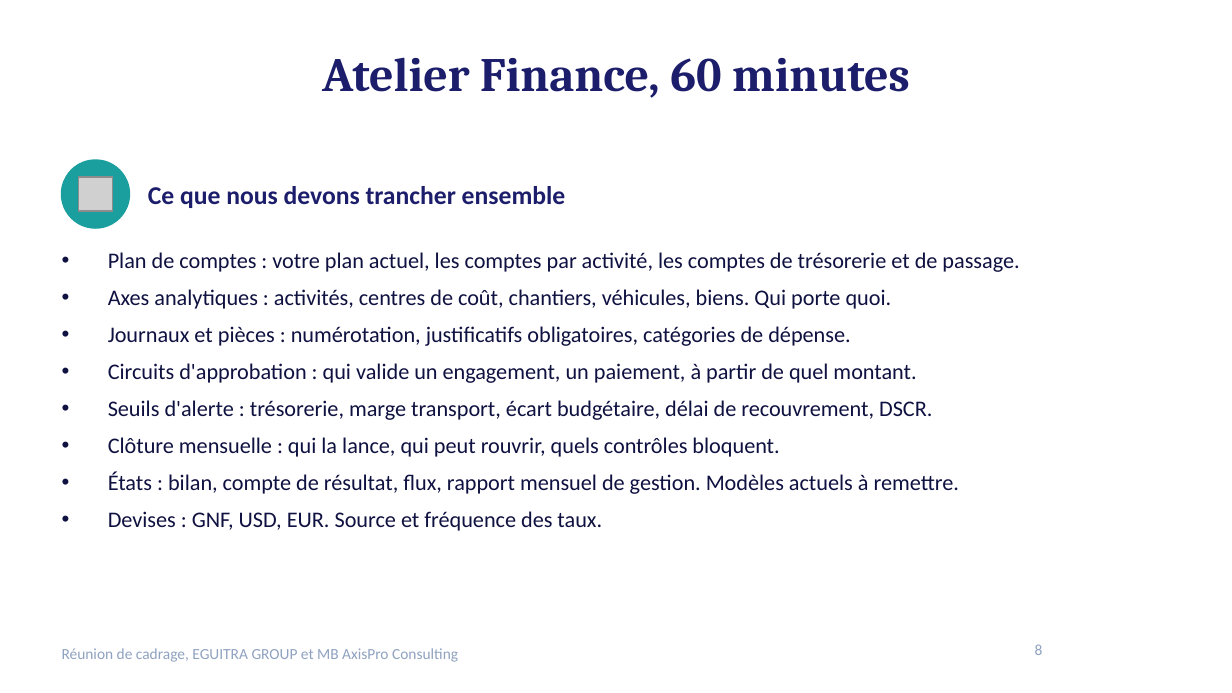
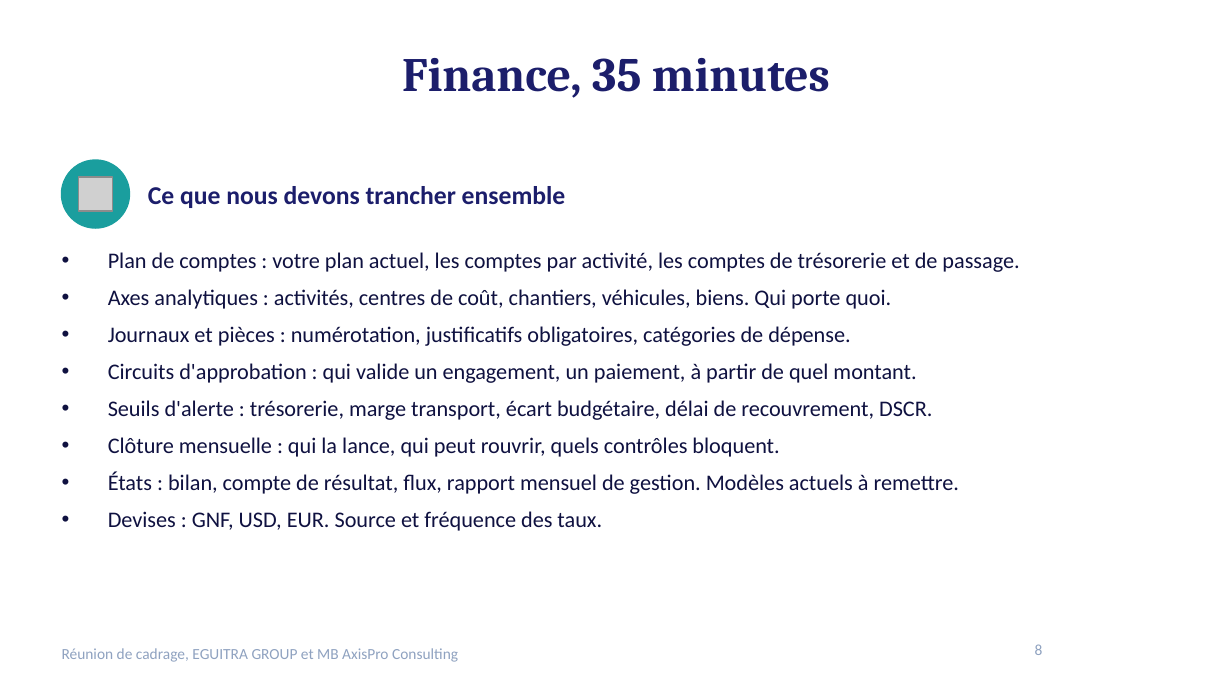
Before and after one commit to MadigbeK/EGUITRA, a slide deck: slide 8 of docs/offre/cadrage/Reunion_de_cadrage_EGUITRA.pptx. Drawn at 1232x693 pixels with LibreOffice and Linux fonts; fonts in the diff are those of the drawing; grey boxes stand for pictures; background and template pictures are left out. Boxes give left, top, right and bottom in pixels: in the first picture for what was removed or moved away, otherwise in the second. Text is boxed around its words. In the diff, an @@ line names an element or a change of style, - is before the commit and + after.

```diff
--- a/docs/offre/cadrage/Reunion_de_cadrage_EGUITRA.pptx
+++ b/docs/offre/cadrage/Reunion_de_cadrage_EGUITRA.pptx
@@ title at (402,58,830,98): text changed @@
-Atelier Finance, 60 minutes
+Finance, 35 minutes
```
Also in this commit, not shown: 7 other slides changed, 9 other files.
